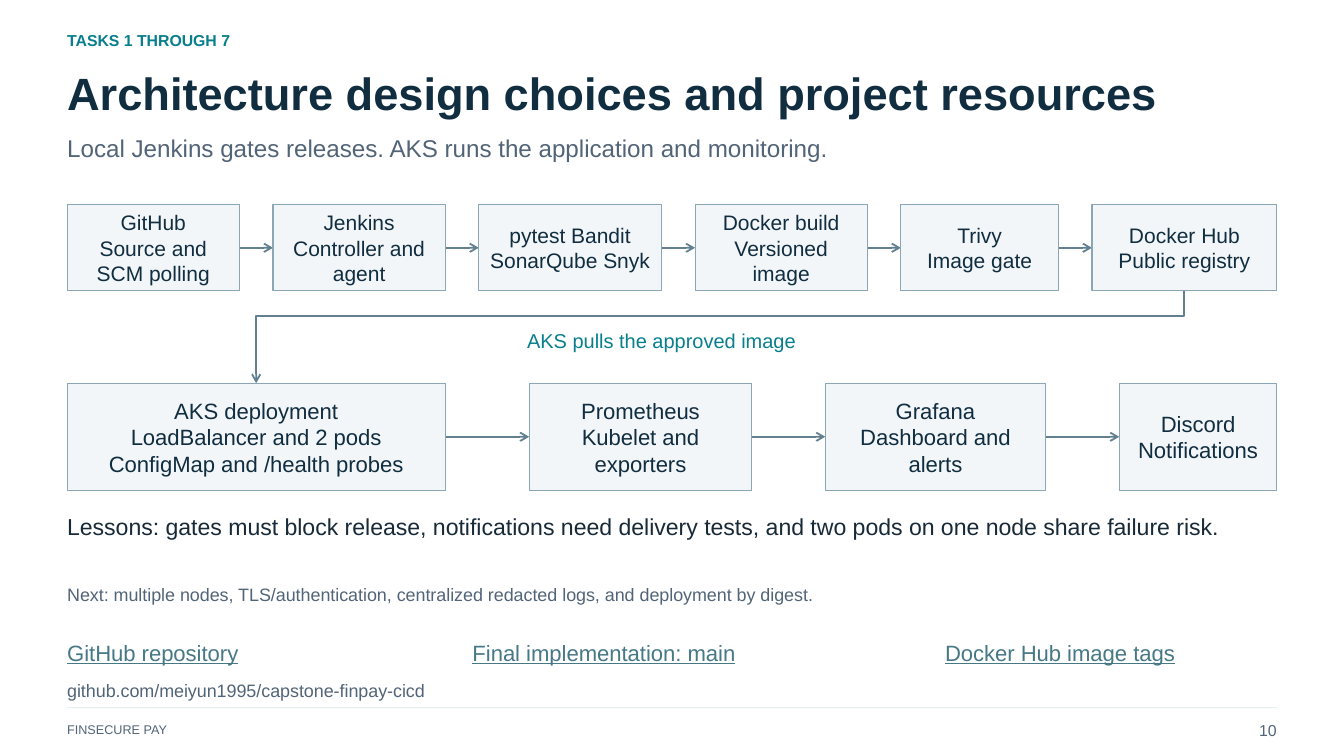
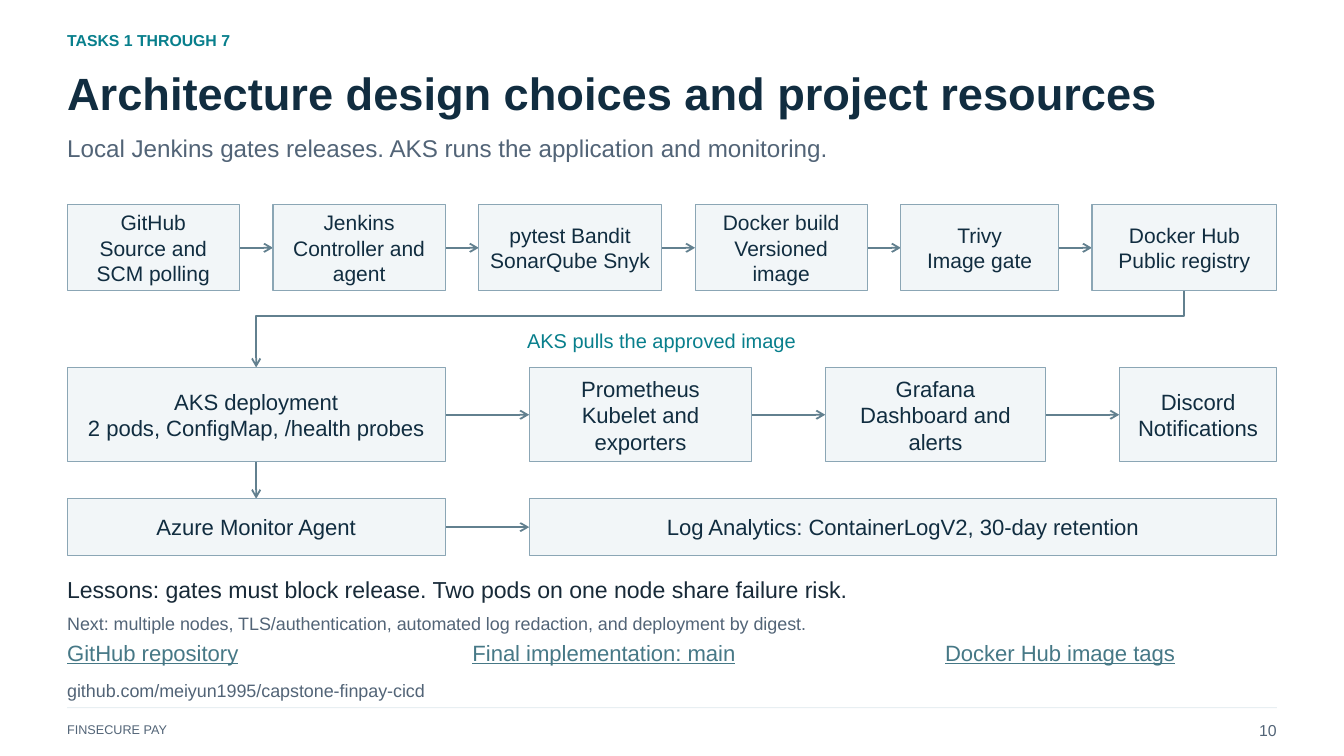
Before and after one commit to meiyun1995/capstone-finpay-cicd, a slide deck: slide 10 of presentation/finsecure-pay-capstone.pptx. Drawn at 1344x756 pixels with LibreOffice and Linux fonts; fonts in the diff are those of the drawing. Boxes give left, top, right and bottom in pixels: in the first picture for what was removed or moved away, otherwise in the second. Text is boxed around its words. In the diff, an @@ line names an element or a change of style, - is before the commit and + after.

Commit message:
Document Azure centralized logging and update submission evidence

```diff
--- a/presentation/finsecure-pay-capstone.pptx
+++ b/presentation/finsecure-pay-capstone.pptx
@@ elbow arrow moved from (1185, 291) - (256, 383) to (1185, 291) - (256, 368) @@
@@ rectangle "AKS deployment": place and size @@
-rectangle "AKS deployment" at [68, 383, 446, 490]
+rectangle "AKS deployment" at [68, 368, 446, 463]
@@ rectangle "Prometheus": place and size @@
-rectangle "Prometheus" at [529, 383, 752, 490]
+rectangle "Prometheus" at [529, 368, 752, 463]
@@ rectangle "Grafana": place and size @@
-rectangle "Grafana" at [826, 383, 1047, 490]
+rectangle "Grafana" at [826, 368, 1047, 463]
@@ rectangle "Discord": place and size @@
-rectangle "Discord" at [1119, 383, 1276, 490]
+rectangle "Discord" at [1119, 368, 1276, 463]
@@ 3 arrows: place and size @@
-3 arrows at [446, 437, 1119, 437]
+3 arrows at [446, 414, 1119, 414]
@@ text in rectangle at [88, 420, 424, 441]: text changed @@
-LoadBalancer and 2 pods
-ConfigMap and /health probes
+2 pods, ConfigMap, /health probes
@@ arrow added from (256, 462) to (256, 499), #62808F 1.28 pt @@
@@ rectangle added at [68, 499, 446, 556], fill #F2F6F8, outline #8BA6B5 0.75 pt, 15.8 pt, text #112D40 @@
+Azure Monitor Agent
@@ rectangle added at [529, 499, 1277, 556], fill #F2F6F8, outline #8BA6B5 0.75 pt, 15.8 pt, text #112D40 @@
+Log Analytics: ContainerLogV2, 30-day retention
@@ arrow added from (446, 527) to (529, 527), #62808F 1.28 pt @@
@@ text at [67, 581, 847, 603]: text changed @@
-Lessons: gates must block release, notifications need delivery tests, and two pods on one node share failure risk.
+Lessons: gates must block release. Two pods on one node share failure risk.
@@ text at [67, 617, 807, 634]: text changed @@
-Next: multiple nodes, TLS/authentication, centralized redacted logs, and deployment by digest.
+Next: multiple nodes, TLS/authentication, automated log redaction, and deployment by digest.
```
Also in this commit, not shown: 2 other slides changed, 14 other files.
